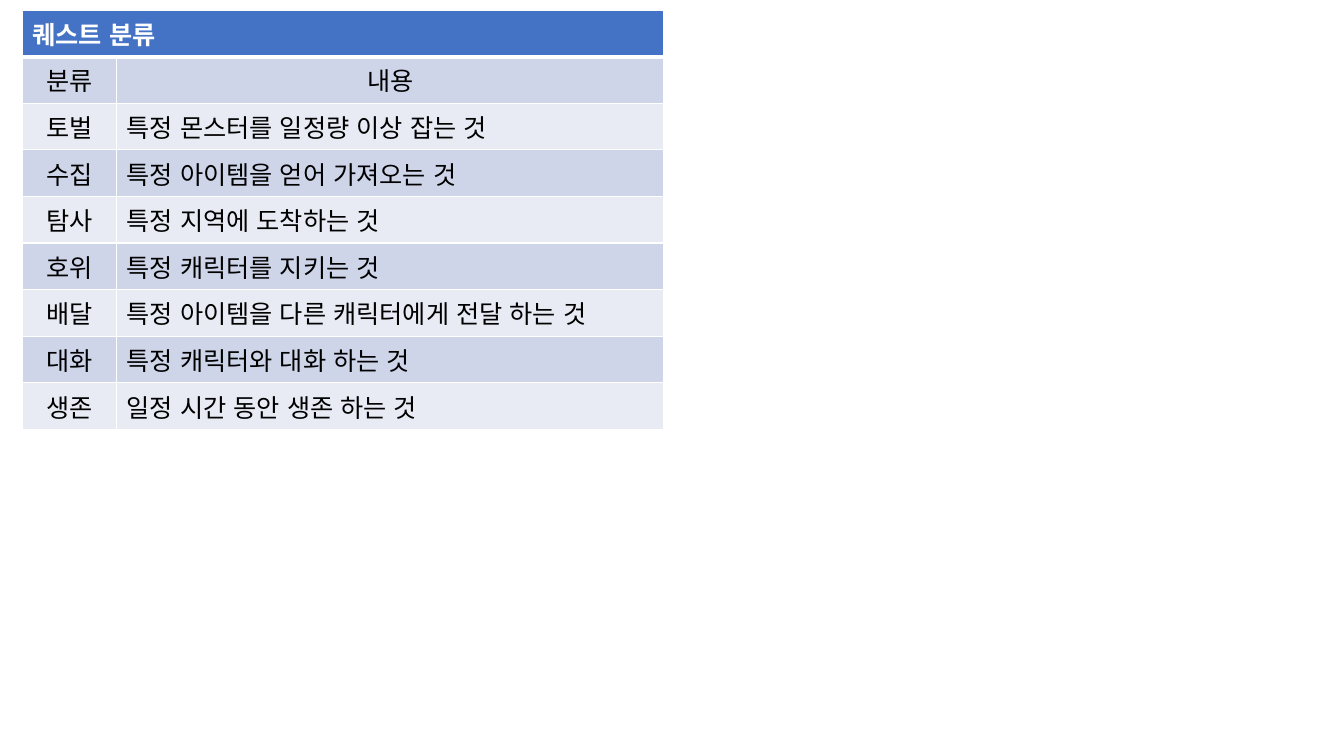
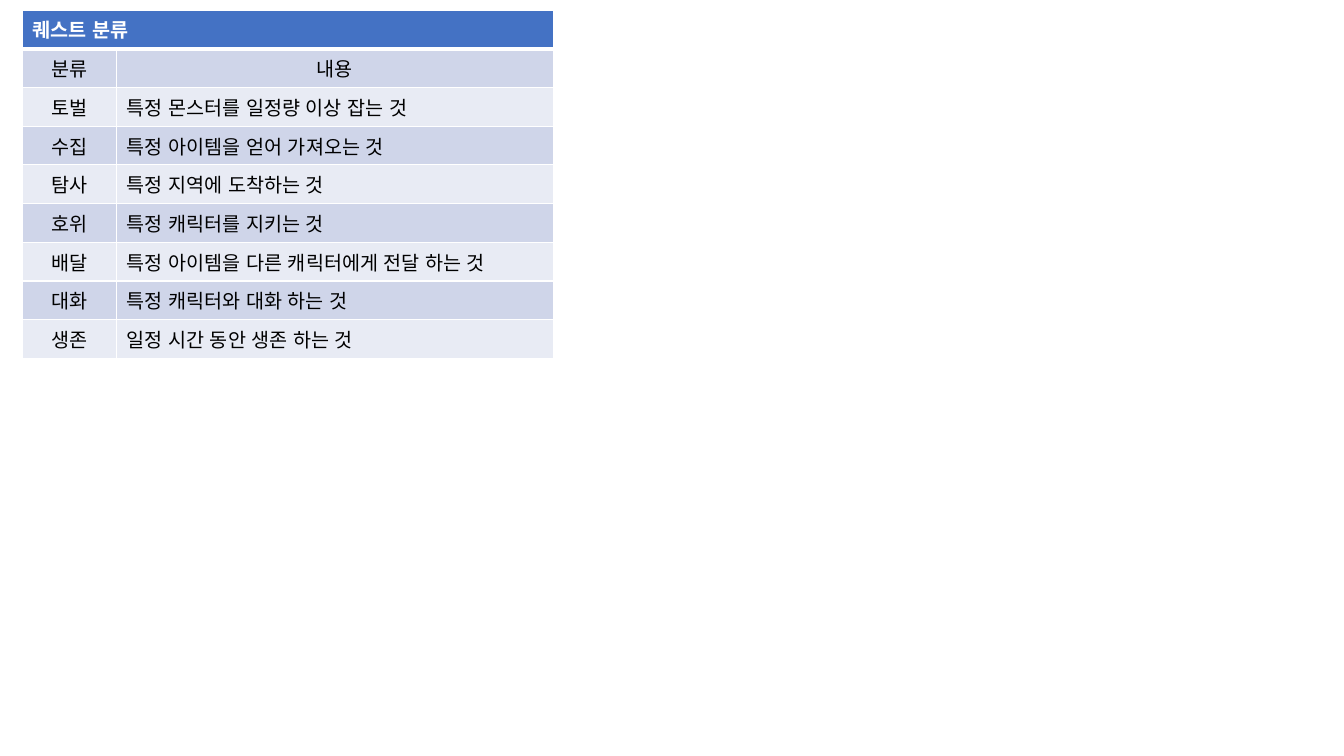
Before and after one commit to yjk0401/unityenginebasic_9th, a slide deck: slide 8 of 기획/메인 스토리 기획서.pptx (slide 6 before the commit). Drawn at 1344x756 pixels with LibreOffice and Linux fonts; fonts in the diff are those of the drawing. Boxes give left, top, right and bottom in pixels: in the first picture for what was removed or moved away, otherwise in the second. Text is boxed around its words. In the diff, an @@ line names an element or a change of style, - is before the commit and + after.

```diff
--- a/기획/메인 스토리 기획서.pptx
+++ b/기획/메인 스토리 기획서.pptx
@@ table at [22,10,554,353] @@
@@ size 18 to 14 pt @@
@@ table: place and size @@
-table at [22,10,664,423]
+table at [22,10,554,353]
```
Also in this commit, not shown: 2 other slides changed, 5 slides added, 2 slides removed.
